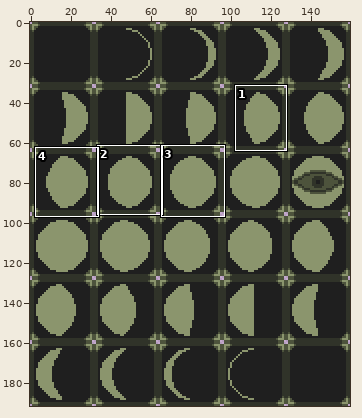
Pixel-art file, stored at Assets/Resources/Sprite/Moon.aseprite. Above: a wide view before the commit, with the close-up outlined.
Close-up. First the earlier version:
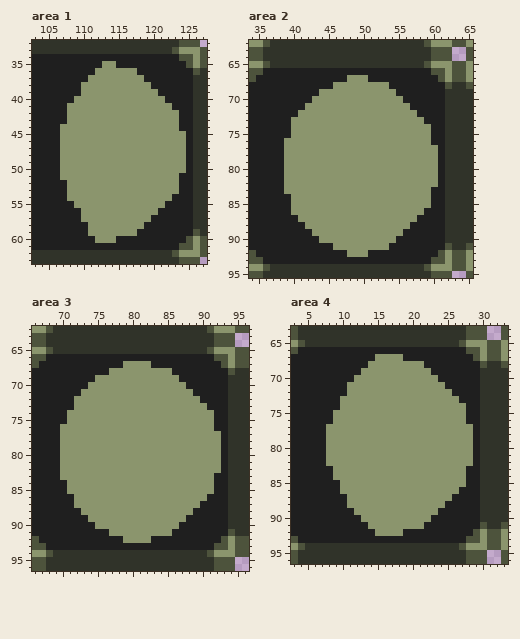
160x192 pixels, 1 frame. Shown: area 1: x 103..127, y 32..63; area 2: x 34..65, y 62..95; area 3: x 66..96, y 62..96; area 4: x 3..33, y 63..96. The commit also changed other parts of the picture, which this record leaves out.
The result:
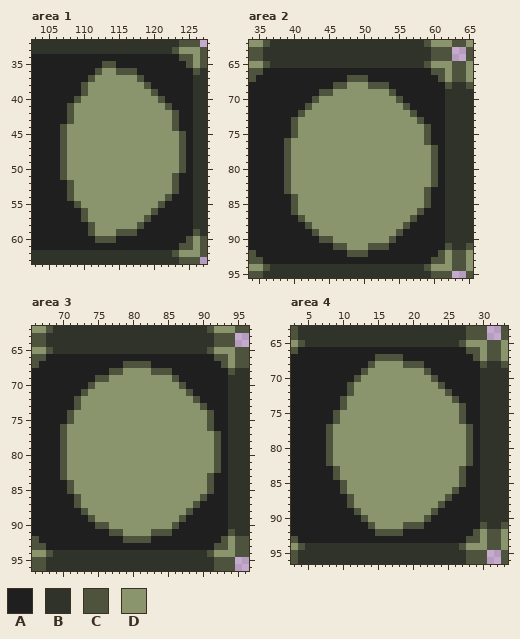
Palette (. is transparent): A #1f1f1f  B #303329  C #4d533c  D #8b956d
Edits made:
Changed rows in their new state; - is an unchanged pixel.
Area 1, layer "Layer 1":
first column x 107:
35 ------CC----------
36 -----C--CCC-------
37 ----C------C------
38 ---C--------C-----
39 ---C---------C----
40 --C-----------C---
41 -C-------------C--
42 -C--------------C-
43 -C--------------C-
44 C---------------C-
45 C----------------C
46 C----------------C
47 C----------------C
48 C----------------C
49 C----------------C
50 C----------------C
51 C---------------C-
52 -C--------------C-
53 -C--------------C-
54 -C-------------C--
55 --C-----------C---
56 ---C---------C----
57 ---C--------C-----
58 ----C------C------
59 ----C---CCC-------
60 -----CCC----------
Area 2, layer "Layer 1":
first column x 39:
67 ---------CCC----------
68 -------CC---CCC-------
69 -----CC--------C------
70 ----C-----------C-----
71 ---C-------------C----
72 --C---------------C---
73 -C-----------------C--
74 -C------------------C-
75 -C------------------C-
76 C-------------------C-
77 C--------------------C
78 C--------------------C
79 C--------------------C
80 C--------------------C
81 C--------------------C
82 C--------------------C
83 C-------------------C-
84 -C------------------C-
85 -C------------------C-
86 -C-----------------C--
87 --C---------------C---
88 ---C-------------C----
89 ----C-----------C-----
90 -----CC--------C------
91 -------CC---CCC-------
92 ---------CCC----------
Area 3, layer "Layer 1":
first column x 70:
67 ---------CCCC----------
68 -------CC----CCC-------
69 -----CC---------C------
70 ----C------------C-----
71 ---C--------------C----
72 --C----------------C---
73 --C-----------------C--
74 -C-------------------C-
75 -C-------------------C-
76 C--------------------C-
77 C---------------------C
78 C---------------------C
79 C---------------------C
80 C---------------------C
81 C---------------------C
82 C---------------------C
83 C--------------------C-
84 -C-------------------C-
85 -C-------------------C-
86 --C-----------------C--
87 --C----------------C---
88 ---C--------------C----
89 ----C------------C-----
90 -----CC---------C------
91 -------CC----CCC-------
92 ---------CCCC----------
Area 4, layer "Layer 1":
first column x 8:
67 -------CCCC----------
68 ------C----CCC-------
69 -----C--------C------
70 ----C----------C-----
71 ---C------------C----
72 ---C-------------C---
73 --C---------------C--
74 --C----------------C-
75 -C-----------------C-
76 -C-----------------C-
77 C-------------------C
78 C-------------------C
79 C-------------------C
80 C-------------------C
81 C-------------------C
82 C-------------------C
83 -C-----------------C-
84 -C-----------------C-
85 --C----------------C-
86 --C---------------C--
87 ---C-------------C---
88 ---C------------C----
89 ----C----------C-----
90 -----C--------C------
91 ------C----CCC-------
92 -------CCCC----------
Where, in picture pixels (left, top, right, bottom), the same in both close-ups:
changed: (60, 61, 186, 243)
changed: (284, 75, 438, 257)
changed: (60, 361, 221, 543)
changed: (326, 354, 473, 536)
